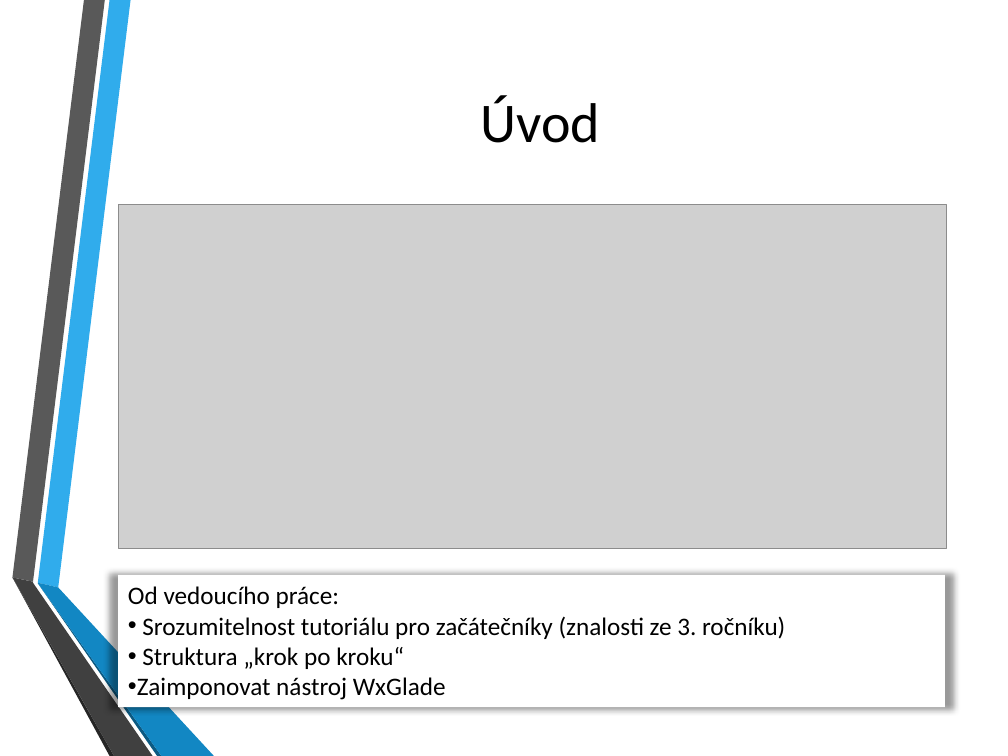
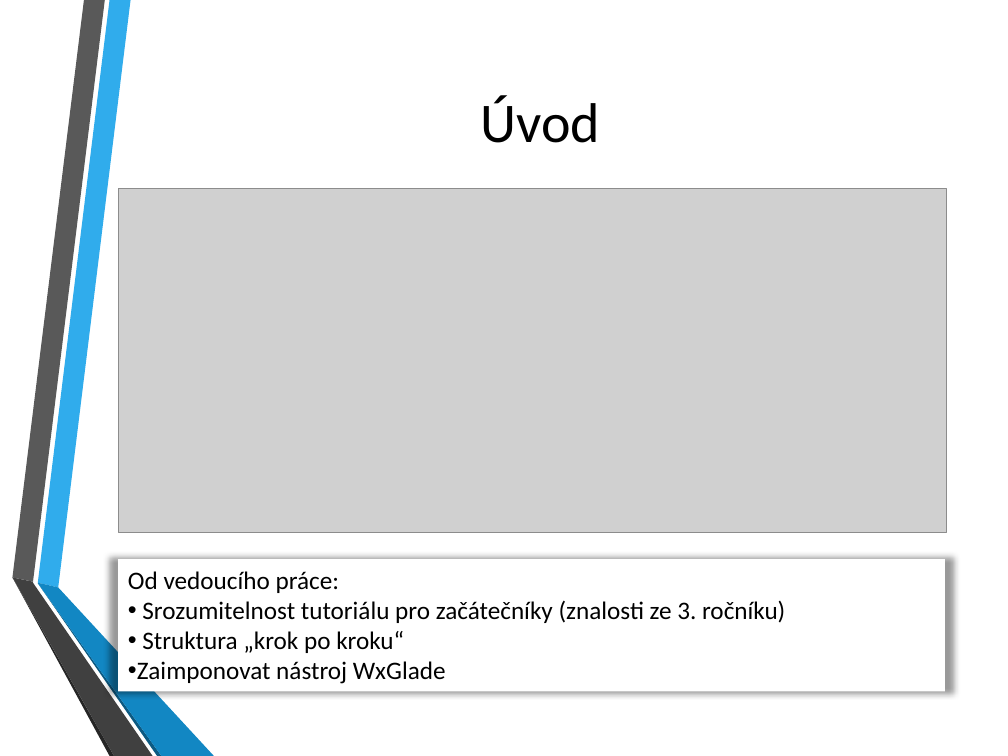
Before and after one commit to Feeeeeeeeeela/WxTutorial, a slide deck: slide 2 of Dokumentace/SOČ prezentace.pptx. Drawn at 1008x756 pixels with LibreOffice and Linux fonts; fonts in the diff are those of the drawing; grey boxes stand for pictures; background and template pictures are left out. Boxes give left, top, right and bottom in pixels: in the first picture for what was removed or moved away, otherwise in the second. Text is boxed around its words. In the diff, an @@ line names an element or a change of style, - is before the commit and + after.

```diff
--- a/Dokumentace/SOČ prezentace.pptx
+++ b/Dokumentace/SOČ prezentace.pptx
@@ picture: place and size @@
-picture at box(118, 205, 947, 548)
+picture at box(118, 188, 947, 532)
@@ rectangle "Od vedoucího práce:": place and size @@
-rectangle "Od vedoucího práce:" at box(118, 575, 944, 707)
+rectangle "Od vedoucího práce:" at box(118, 559, 944, 691)
```
Also in this commit, not shown: 4 other slides changed, 1 slide added, 1 slide removed, 6 other files.
